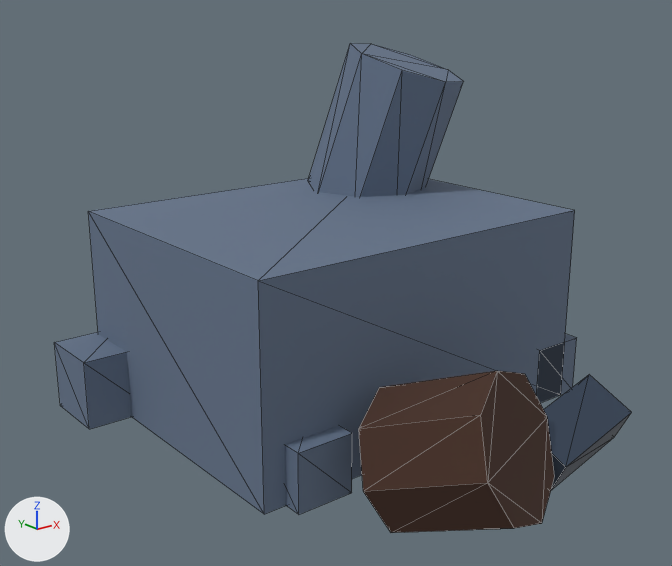
Renders of the glTF model modelos/entorno/forja_ruina.glb from each side of a commit.
Before and after are seen from a 50 mm camera at (-2.82, -3.56, 2.04) aimed at (-0.13, -0.19, 0.7). Every picture has the same lights, and +X, +Y and +Z are marked at lower left. The picture after the commit comes second. Mesh edges are drawn as thin lines. Where no turn or scale is listed for an object, it has been applied to the vertices. Vertices at exactly the same position are counted once.

The scene before the commit, as lines of its bpy script (objects in view):
```python
ob_cube = bpy.data.objects.new('Cube', me_cube)
ob_cube.location = (0.0, 0.0, 0.5)
ob_cube.scale = (1.9, 1.5, 1.0)
ob_cube_001 = bpy.data.objects.new('Cube.001', me_cube_001)
ob_cube_001.location = (0.3, -1.3, 0.2)
ob_cube_002 = bpy.data.objects.new('Cube.002', me_cube_002)
ob_cube_002.location = (-1.0, 0.6, 0.175)
ob_cube_003 = bpy.data.objects.new('Cube.003', me_cube_003)
ob_cube_003.location = (0.9, -0.6, 0.15)
ob_cube_004 = bpy.data.objects.new('Cube.004', me_cube_004)
ob_cube_004.location = (-0.7, -0.7, 0.14)
ob_cylinder = bpy.data.objects.new('Cylinder', me_cylinder)
ob_cylinder.location = (0.6, 0.3, 1.3)
ob_cylinder_001 = bpy.data.objects.new('Cylinder.001', me_cylinder_001)
ob_cylinder_001.location = (-0.3, -1.2, 0.25)
```
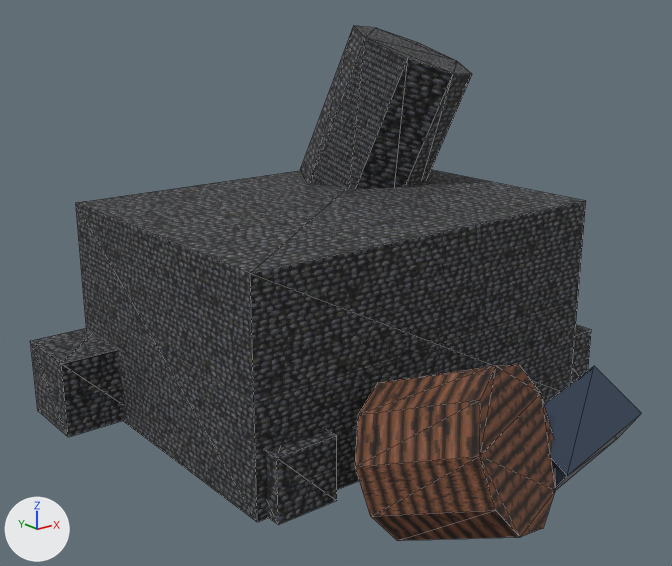
Where the newer file only moved an object's origin or applied its transform, the numbers keep the older frame.

What changed in the scene script:
```text
Change me_cube:
    where me_cube.from_pydata(...)  # 8 vertices, 12 faces; spans x -0.5..0.5, y -0.5..0.5, z -0.5..0.5
    used by ob_cube; location = (0.0, 0.0, 0.5); scale = (1.9, 1.5, 1.0)
    remove me_cube.materials.append(mat_mat_piedra_plaza)  # blue #64748b
    me_cube part 1: texture (UV) coordinates of 12 of 12 faces, centred in x -0.5..0.5, y -0.5..0.5, z -0.5..0.5, changed; they spanned u 0.12..0.88, v 0.0..1.0 and now span u -0.9..0.9, v -0.6..0.6
    add me_cube.materials.append(mat_mat_forja_ruina_piedra)  # picture img_ruina_mamposteria_tile
Change me_cylinder:
    remove me_cylinder.from_pydata(...)  # 16 vertices, 28 faces; spans x -0.382..0.382, y -0.413..0.413, z -0.477..0.477
    remove me_cylinder.materials.append(mat_mat_piedra_plaza)  # blue #64748b
    add me_cylinder.from_pydata(...)  # 16 vertices, 28 faces; spans x -0.417..0.417, y -0.455..0.455, z -0.468..0.568
    me_cylinder part 2: 16 of 16 vertices moved; they spanned x -0.382..0.382, y -0.413..0.413, z -0.477..0.477 and now span x -0.417..0.417, y -0.455..0.455, z -0.468..0.568; mean shift (0.0, 0.0, 0.05)
    add me_cylinder.materials.append(mat_mat_forja_ruina_piedra)  # picture img_ruina_mamposteria_tile
Change me_cylinder_001:
    remove me_cylinder_001.from_pydata(...)  # 16 vertices, 28 faces; spans x -0.389..0.389, y -0.393..0.393, z -0.395..0.395
    remove me_cylinder_001.materials.append(mat_mat_arbol_corteza)  # brown #452b1f
    add me_cylinder_001.from_pydata(...)  # 20 vertices, 36 faces; spans x -0.405..0.405, y -0.4..0.4, z -0.414..0.414
    me_cylinder_001 part 3: the whole mesh is rebuilt
    add me_cylinder_001.materials.append(mat_mat_forja_ruina_madera)  # picture img_pared_troncos_tile
Change me_cube_001:
    remove me_cube_001.from_pydata(...)  # 8 vertices, 12 faces; spans x -0.259..0.259, y -0.159..0.159, z -0.206..0.206
    add me_cube_001.from_pydata(...)  # 8 vertices, 12 faces; spans x -0.295..0.295, y -0.188..0.188, z -0.243..0.243
    me_cube_001 part 4
    me_cube_001.vertices[0].co: (-0.18, -0.054, -0.206) -> (-0.2, -0.046, -0.243)  # pixel (550, 491) -> not seen
    me_cube_001.vertices[1].co: (-0.227, -0.159, -0.03) -> (-0.253, -0.188, -0.048)  # pixel (565, 467) -> pixel (567, 475)
    me_cube_001.vertices[2].co: (-0.212, 0.159, -0.088) -> (-0.243, 0.188, -0.085)
    me_cube_001.vertices[3].co: (-0.259, 0.054, 0.088) -> (-0.295, 0.046, 0.11)
    me_cube_001.vertices[4].co: (0.259, -0.054, -0.088) -> (0.295, -0.046, -0.11)  # pixel (614, 437) -> pixel (617, 438)
    me_cube_001.vertices[5].co: (0.212, -0.159, 0.088) -> (0.243, -0.188, 0.085)  # pixel (631, 412) -> pixel (641, 413)
    me_cube_001.vertices[6].co: (0.227, 0.159, 0.03) -> (0.253, 0.188, 0.048)
    me_cube_001.vertices[7].co: (0.18, 0.054, 0.206) -> (0.2, 0.046, 0.243)  # pixel (589, 374) -> pixel (594, 365)
Change me_cube_002:
    remove me_cube_002.from_pydata(...)  # 8 vertices, 12 faces; spans x -0.175..0.175, y -0.175..0.175, z -0.175..0.175
    remove me_cube_002.materials.append(mat_mat_piedra_plaza)  # blue #64748b
    add me_cube_002.from_pydata(...)  # 8 vertices, 12 faces; spans x -0.19..0.19, y -0.19..0.19, z -0.19..0.19
    me_cube_002 part 5: the whole mesh is scaled about its middle by 1.09
    add me_cube_002.materials.append(mat_mat_forja_ruina_piedra)  # picture img_ruina_mamposteria_tile
Change me_cube_003:
    remove me_cube_003.from_pydata(...)  # 8 vertices, 12 faces; spans x -0.15..0.15, y -0.15..0.15, z -0.15..0.15
    remove me_cube_003.materials.append(mat_mat_piedra_plaza)  # blue #64748b
    add me_cube_003.from_pydata(...)  # 8 vertices, 12 faces; spans x -0.16..0.16, y -0.16..0.16, z -0.16..0.16
    me_cube_003 part 6: the whole mesh is scaled about its middle by 1.07
    add me_cube_003.materials.append(mat_mat_forja_ruina_piedra)  # picture img_ruina_mamposteria_tile
Change me_cube_004:
    remove me_cube_004.from_pydata(...)  # 8 vertices, 12 faces; spans x -0.14..0.14, y -0.14..0.14, z -0.14..0.14
    remove me_cube_004.materials.append(mat_mat_piedra_plaza)  # blue #64748b
    add me_cube_004.from_pydata(...)  # 8 vertices, 12 faces; spans x -0.15..0.15, y -0.15..0.15, z -0.15..0.15
    me_cube_004 part 7: the whole mesh is scaled about its middle by 1.07
    add me_cube_004.materials.append(mat_mat_forja_ruina_piedra)  # picture img_ruina_mamposteria_tile
Change ob_cube:
    ob_cube.location: (0.0, 0.0, 0.5) -> (0.0, 0.0, 0.52)
    ob_cube.scale: (1.9, 1.5, 1.0) -> (2.0, 1.55, 1.05)
Change ob_cube_002:
    ob_cube_002.location: (-1.0, 0.6, 0.175) -> (-1.1, 0.6, 0.19)
Change ob_cube_003:
    ob_cube_003.location: (0.9, -0.6, 0.15) -> (1.0, -0.6, 0.16)
Change ob_cube_004:
    ob_cube_004.location: (-0.7, -0.7, 0.14) -> (-0.8, -0.7, 0.15)
```

Where the change shows, as pixel boxes (x1, y1, x2, y2) in the pictures (672 x 566 px):
'Cube', recoloured, surface changed, moved, rescaled: before (88, 178, 575, 514); after (76, 170, 586, 522)
'Cylinder.001', reshaped (9% taller): before (359, 371, 554, 533); after (355, 365, 555, 541)
'Cylinder', recoloured, reshaped (blue to black, 10% wider): before (308, 43, 464, 197); after (301, 26, 472, 189)
'Cube.002', recoloured, moved, rescaled: before (54, 332, 131, 429); after (30, 328, 124, 437)
'Cube.001', reshaped (9% wider, 8% taller): before (543, 374, 632, 490); after (544, 366, 641, 491)
'Cube.004', recoloured, moved, rescaled (7% taller): before (285, 426, 352, 515); after (266, 430, 337, 525)
'Cube.003', recoloured, moved, rescaled: before (537, 334, 577, 403); after (571, 325, 591, 383)
